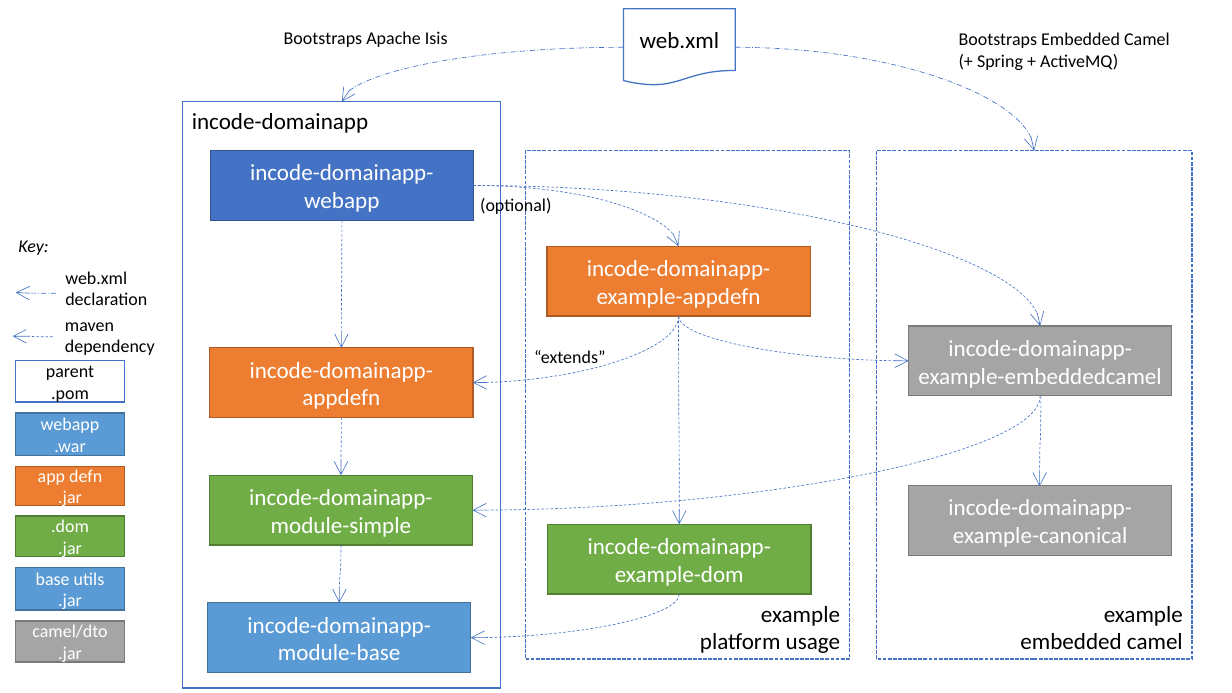
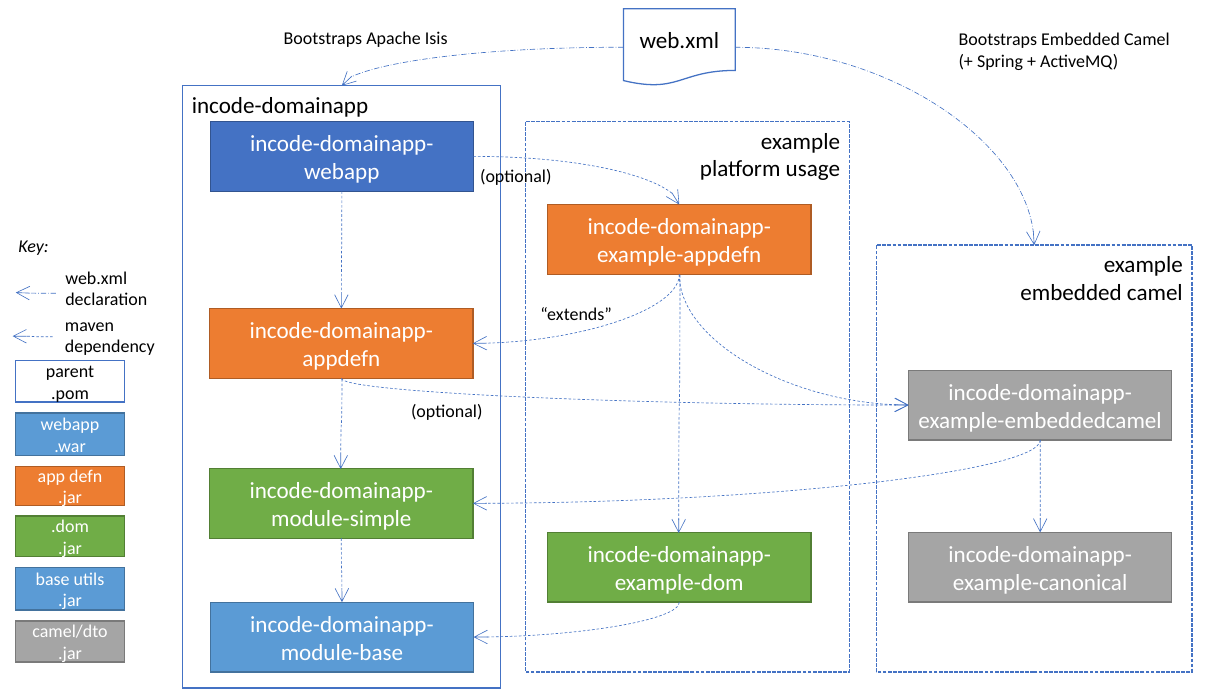
Before and after one commit to incodehq/incode-platform, a slide deck: slide 1 of adocs/documentation/src/main/asciidoc/starter-app/_images/module-dependencies.pptx. Drawn at 1232x693 pixels with LibreOffice and Linux fonts; fonts in the diff are those of the drawing. Boxes give left, top, right and bottom in pixels: in the first picture for what was removed or moved away, otherwise in the second. Text is boxed around its words. In the diff, an @@ line names an element or a change of style, - is before the commit and + after.

Commit message:
swagger and module dependencies, embedded camel fixes

```diff
--- a/adocs/documentation/src/main/asciidoc/starter-app/_images/module-dependencies.pptx
+++ b/adocs/documentation/src/main/asciidoc/starter-app/_images/module-dependencies.pptx
@@ curved arrow moved from (624, 47) - (342, 102) to (624, 47) - (342, 86) @@
@@ curved arrow moved from (736, 47) - (1034, 151) to (736, 47) - (1034, 245) @@
@@ rectangle "incode-domainapp": place and size @@
-rectangle "incode-domainapp" at <box>183,102,501,689</box>
+rectangle "incode-domainapp" at <box>183,86,501,689</box>
@@ rectangle "incode-domainapp-": place and size @@
-rectangle "incode-domainapp-" at <box>211,151,474,221</box>
+rectangle "incode-domainapp-" at <box>211,122,474,192</box>
@@ rectangle "example platform usage": place and size @@
-rectangle "example platform usage" at <box>526,151,850,659</box>
+rectangle "example platform usage" at <box>526,122,850,673</box>
@@ rectangle "example platform usage" at <box>526,122,850,673</box>: vertical alignment bottom to top @@
@@ text "(optional)": place and size @@
-text "(optional)" at <box>480,196,551,216</box>
+text "(optional)" at <box>480,167,551,187</box>
@@ curved arrow moved from (473, 186) - (678, 247) to (473, 156) - (679, 204) @@
@@ curved arrow moved from (342, 221) - (341, 348) to (342, 191) - (341, 309) @@
@@ rectangle "incode-domainapp-": place and size @@
-rectangle "incode-domainapp-" at <box>547,247,811,317</box>
+rectangle "incode-domainapp-" at <box>548,204,811,274</box>
@@ rectangle "example embedded camel" at <box>876,245,1192,672</box>: vertical alignment bottom to top @@
@@ rectangle "example embedded camel": place and size @@
-rectangle "example embedded camel" at <box>876,151,1192,659</box>
+rectangle "example embedded camel" at <box>876,245,1192,672</box>
@@ curved arrow moved from (678, 316) - (473, 383) to (679, 274) - (473, 344) @@
@@ text "“extends”": place and size @@
-text "“extends”" at <box>534,350,606,369</box>
+text "“extends”" at <box>540,307,612,326</box>
@@ curved arrow moved from (678, 316) - (909, 361) to (679, 274) - (909, 405) @@
@@ curved arrow moved from (678, 316) - (679, 524) to (680, 275) - (679, 533) @@
@@ rectangle "incode-domainapp-": place and size @@
-rectangle "incode-domainapp-" at <box>210,348,473,418</box>
+rectangle "incode-domainapp-" at <box>210,309,473,379</box>
@@ curved arrow moved from (341, 418) - (341, 475) to (342, 379) - (341, 470) @@
@@ curved arrow moved from (473, 186) - (1041, 326) to (341, 378) - (909, 405) @@
@@ text added at <box>411,404,482,420</box>, 14 pt, text #000000 @@
+(optional)
@@ curved arrow moved from (1041, 396) - (472, 510) to (1041, 440) - (473, 504) @@
@@ 2 rectangles, 1 curved arrow: place and size @@
-2 rectangles, 1 curved arrow at <box>909,326,1172,556</box>
+2 rectangles, 1 curved arrow at <box>909,371,1172,603</box>
@@ rectangle "incode-domainapp-": place and size @@
-rectangle "incode-domainapp-" at <box>210,475,473,545</box>
+rectangle "incode-domainapp-" at <box>210,469,473,539</box>
@@ curved arrow moved from (341, 545) - (339, 603) to (341, 538) - (342, 603) @@
@@ rectangle "incode-domainapp-": place and size @@
-rectangle "incode-domainapp-" at <box>548,524,811,594</box>
+rectangle "incode-domainapp-" at <box>548,532,811,603</box>
@@ curved arrow moved from (679, 594) - (471, 638) to (679, 603) - (474, 637) @@
```
Also in this commit, not shown: 13 other files.
